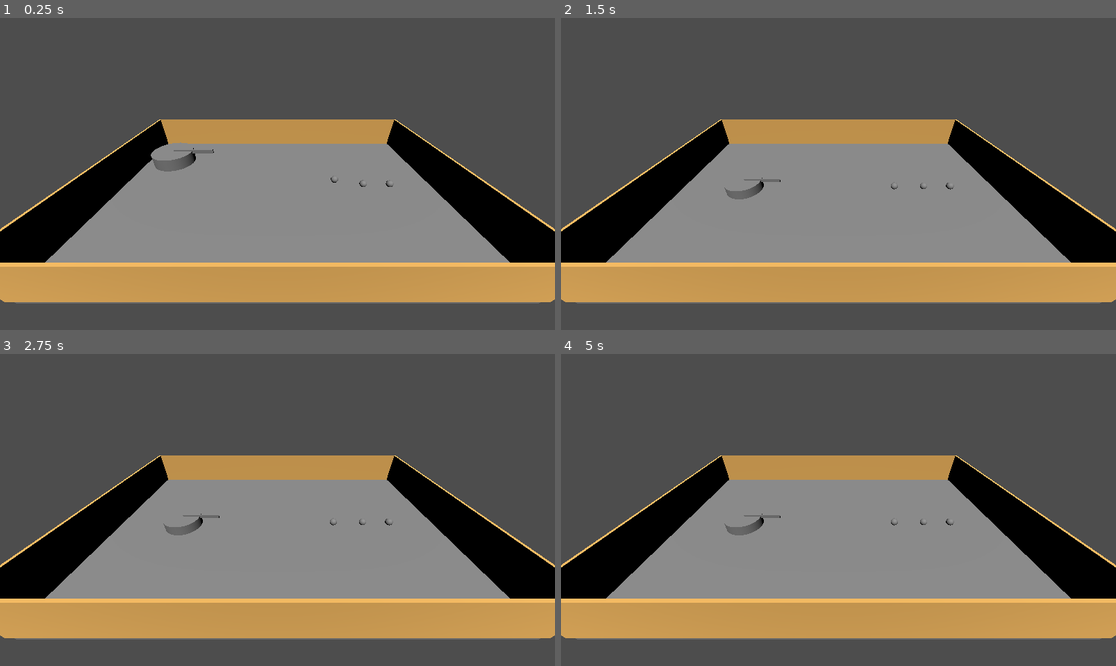
Above: before the commit, frames 1-4 (two rows, left to right).
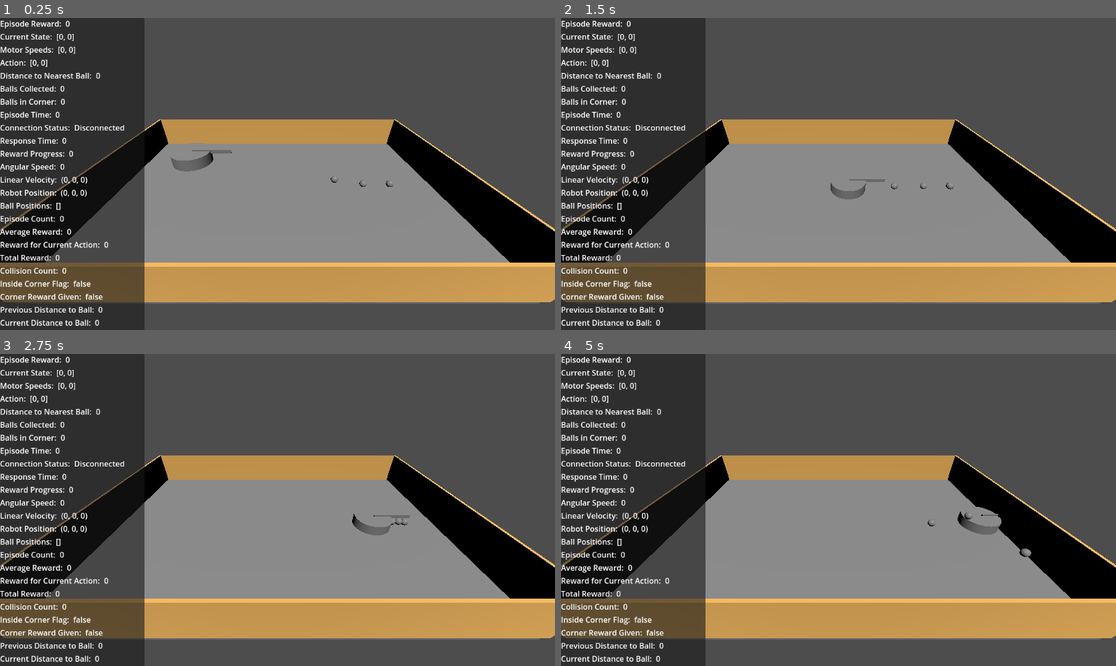
Above: after the commit, the same moments.

Repository: Jobbet789/LeaphyAI
Game: Godot game, scene res://node_3d.tscn
Same seed, same stepped clock (60 frames per second), same inputs: the game is played once before the commit and once after it.
Inputs:
- Up to frame 1 (0.25 s): no input
- Up to frame 2 (1.5 s): no input
- Up to frame 3 (2.75 s): no input
- Up to frame 4 (5 s): tap Enter at 4.25 s

The runs differ from the first frame. In frame 1, 22% of the frame differs, in the area x 0-42%, y 0-100%; in frame 2, 22%; in frame 3, 22%; in frame 4, 22%, in the area x 0-85%, y 0-100%.

Commit message:
Added on-screen info
Added a lot of on-screen info, this is WIP, the actual info does not
work yet.

Diff:
--- /dev/null
+++ b/leaphyrobot/area_3d.gd
@@ -0,0 +1,17 @@
+extends Area3D
+
+# Called when the node enters the scene tree for the first time.
+func _ready():
+	# Connect the signals to the corresponding functions
+	body_entered.connect(_on_body_entered)
+	body_exited.connect(_on_body_exited)
+
+# Called when a body enters the area
+func _on_body_entered(body):
+	if body.is_in_group("balls"):
+		body.set_meta("inside_corner", true)
+
+# Called when a body exits the area
+func _on_body_exited(body):
+	if body.is_in_group("balls"):
+		body.set_meta("inside_corner", false)
--- /dev/null
+++ b/leaphyrobot/canvas_layer.gd
@@ -0,0 +1,78 @@
+extends CanvasLayer
+
+var episode_reward = 0.0
+var current_state = [0.0, 0.0]
+var motor_speeds = [0.0, 0.0]
+var action = [0.0, 0.0]
+var distance_to_nearest_ball = 0.0
+var balls_collected = 0
+var balls_in_corner = 0
+var episode_time = 0.0
+var connection_status = "Disconnected"
+var response_time = 0.0
+var reward_progress = 0.0
+var angular_speed = 0.0
+var linear_velocity = Vector3()
+var robot_position = Vector3()
+var ball_positions = []
+var episode_count = 0
+var average_reward = 0.0
+var reward_for_current_action = 0.0
+var total_reward = 0.0
+var collision_count = 0
+var inside_corner_flag = false
+var corner_reward_given = false
+var previous_distance_to_ball = 0.0
+var current_distance_to_ball = 0.0
+var done_flag = false
+
+func _ready():
+	# Create UI elements to display the stats
+	var stats_panel = Panel.new()
+	stats_panel.set_size(Vector2(300, 1080))
+	add_child(stats_panel)
+
+	var vbox = VBoxContainer.new()
+	stats_panel.add_child(vbox)
+
+	vbox.add_child(create_label("Episode Reward: ", episode_reward))
+	vbox.add_child(create_label("Current State: ", str(current_state)))
+	vbox.add_child(create_label("Motor Speeds: ", str(motor_speeds)))
+	vbox.add_child(create_label("Action: ", str(action)))
+	vbox.add_child(create_label("Distance to Nearest Ball: ", distance_to_nearest_ball))
+	vbox.add_child(create_label("Balls Collected: ", balls_collected))
+	vbox.add_child(create_label("Balls in Corner: ", balls_in_corner))
+	vbox.add_child(create_label("Episode Time: ", episode_time))
+	vbox.add_child(create_label("Connection Status: ", connection_status))
+	vbox.add_child(create_label("Response Time: ", response_time))
+	vbox.add_child(create_label("Reward Progress: ", reward_progress))
+	vbox.add_child(create_label("Angular Speed: ", angular_speed))
+	vbox.add_child(create_label("Linear Velocity: ", str(linear_velocity)))
+	vbox.add_child(create_label("Robot Position: ", str(robot_position)))
+	vbox.add_child(create_label("Ball Positions: ", str(ball_positions)))
+	vbox.add_child(create_label("Episode Count: ", episode_count))
+	vbox.add_child(create_label("Average Reward: ", average_reward))
+	vbox.add_child(create_label("Reward for Current Action: ", reward_for_current_action))
+	vbox.add_child(create_label("Total Reward: ", total_reward))
+	vbox.add_child(create_label("Collision Count: ", collision_count))
+	vbox.add_child(create_label("Inside Corner Flag: ", inside_corner_flag))
+	vbox.add_child(create_label("Corner Reward Given: ", corner_reward_given))
+	vbox.add_child(create_label("Previous Distance to Ball: ", previous_distance_to_ball))
+	vbox.add_child(create_label("Current Distance to Ball: ", current_distance_to_ball))
+	vbox.add_child(create_label("Done Flag: ", done_flag))
+
+func create_label(text, value):
+	var hbox = HBoxContainer.new()
+	var label = Label.new()
+	label.text = text
+	hbox.add_child(label)
+
+	var value_label = Label.new()
+	value_label.text = str(value)
+	hbox.add_child(value_label)
+
+	return hbox
+
+func _process(delta):
+	# Update the stats values here
+	pass
--- a/leaphyrobot/node_3d.tscn
+++ b/leaphyrobot/node_3d.tscn
@@ -1,8 +1,11 @@
-[gd_scene load_steps=13 format=3 uid="uid://im2dfufcjg4t"]
+[gd_scene load_steps=17 format=3 uid="uid://im2dfufcjg4t"]
 
 [ext_resource type="Material" uid="uid://ds6hnfay6gu4i" path="res://WallMat.tres" id="1_tly41"]
+[ext_resource type="Script" path="res://robot.gd" id="2_bsbel"]
 [ext_resource type="PackedScene" uid="uid://lby36pac1tn4" path="res://robot.tscn" id="2_sbi7l"]
 [ext_resource type="PackedScene" uid="uid://cfd6rwbgktp2u" path="res://ball.tscn" id="3_f8kbe"]
+[ext_resource type="Script" path="res://area_3d.gd" id="5_ow4et"]
+[ext_resource type="Script" path="res://canvas_layer.gd" id="6_xk2ry"]
 
 [sub_resource type="BoxMesh" id="BoxMesh_b6p5g"]
 size = Vector3(4.5, 0.1, 3)
@@ -32,12 +35,14 @@
 [sub_resource type="ConcavePolygonShape3D" id="ConcavePolygonShape3D_ecyqi"]
 data = PackedVector3Array(-0.015, 0.25, 1.5, 0.015, 0.25, 1.5, -0.015, -0.25, 1.5, 0.015, 0.25, 1.5, 0.015, -0.25, 1.5, …(608 unchanged characters)…
 
+[sub_resource type="CylinderShape3D" id="CylinderShape3D_8m70f"]
+
 [node name="World" type="Node3D"]
 
 [node name="Robot" parent="." instance=ExtResource("2_sbi7l")]
 transform = Transform3D(1, 0, 0, 0, 1, 0, 0, 0, 1, -1.34475, 0.858, 0)
 center_of_mass_mode = 0
-script = null
+script = ExtResource("2_bsbel")
 
 [node name="Camera3D" type="Camera3D" parent="."]
 transform = Transform3D(1, 0, 0, 0, 0.831722, 0.555193, 0, -0.555193, 0.831722, 0, 1.85396, 2.33663)
@@ -117,3 +122,15 @@
 [node name="CollisionShape3D" type="CollisionShape3D" parent="Hall/Wall2"]
 transform = Transform3D(1, 0, 0, 0, 1, 0, 0, 0, 1, -2.265, 0.3, 0)
 shape = SubResource("ConcavePolygonShape3D_ecyqi")
+
+[node name="Area3D" type="Area3D" parent="."]
+transform = Transform3D(1, 0, 0, 0, 1, 0, 0, 0, 1, 2.26313, 0.100265, 1.46614)
+script = ExtResource("5_ow4et")
+
+[node name="CollisionShape3D" type="CollisionShape3D" parent="Area3D"]
+shape = SubResource("CylinderShape3D_8m70f")
+
+[node name="UI?" type="Node2D" parent="."]
+
+[node name="CanvasLayer" type="CanvasLayer" parent="UI?"]
+script = ExtResource("6_xk2ry")
